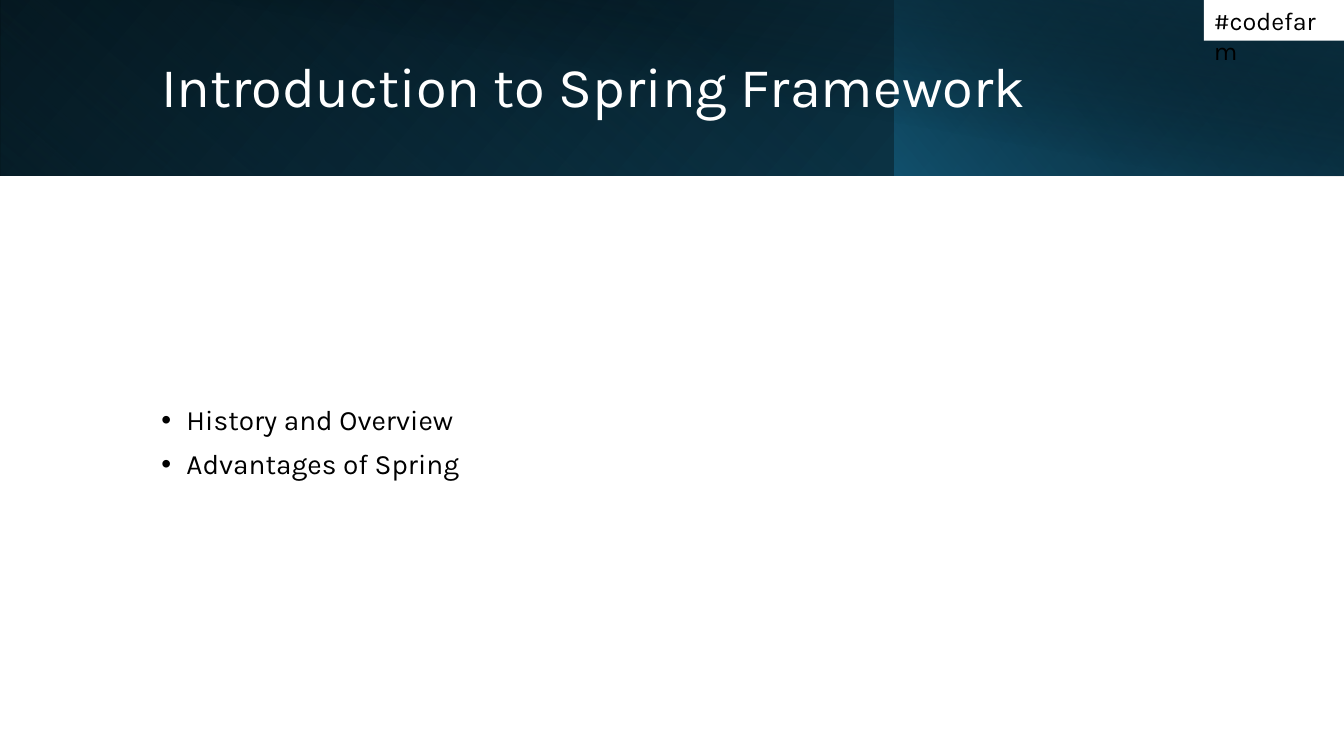
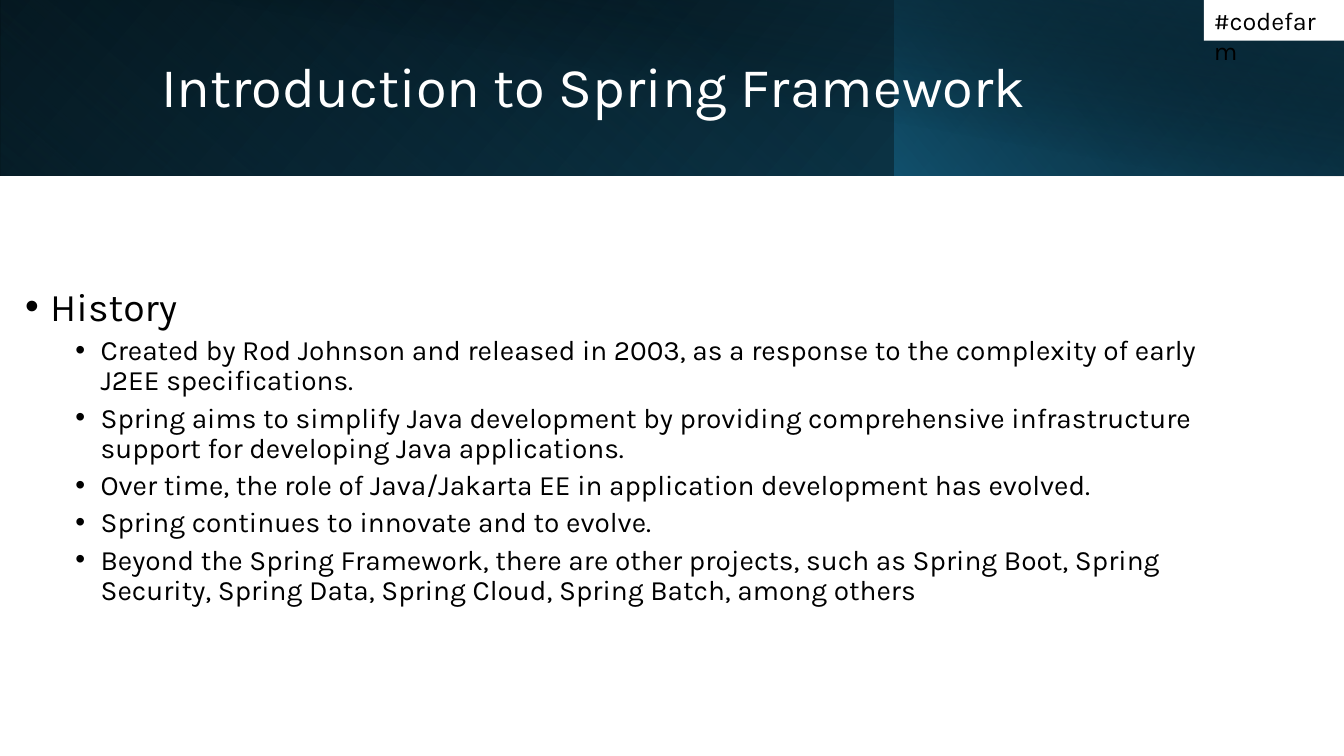
Before and after one commit to codefarm0/spring-boot-beginners, a slide deck: slide 3 of Spring boot Beginners.pptx. Drawn at 1344x756 pixels with LibreOffice and Linux fonts; fonts in the diff are those of the drawing. Boxes give left, top, right and bottom in pixels: in the first picture for what was removed or moved away, otherwise in the second. Text is boxed around its words. In the diff, an @@ line names an element or a change of style, - is before the commit and + after.

```diff
--- a/Spring boot Beginners.pptx
+++ b/Spring boot Beginners.pptx
@@ text at [50,294,1196,607]: text changed @@
-• History and Overview
-• Advantages of Spring
+• History
+  • Created by Rod Johnson and released in 2003, as a response to the complexity of early J2EE specifications.
+  • Spring aims to simplify Java development by providing comprehensive infrastructure support for developing Java applications.
+  • Over time, the role of Java/Jakarta EE in application development has evolved.
+  • Spring continues to innovate and to evolve.
+  • Beyond the Spring Framework, there are other projects, such as Spring Boot, Spring Security, Spring Data, Spring Cloud, Spring Batch, among others
```
Also in this commit, not shown: 3 other slides changed, 7 slides added.
